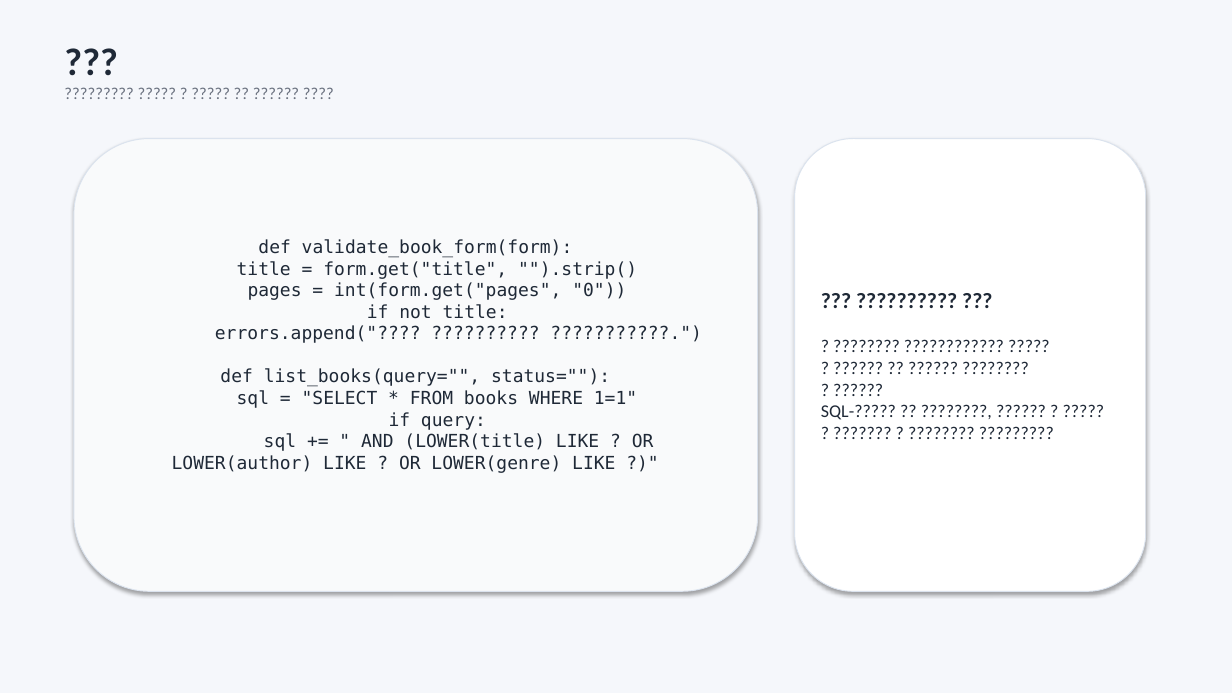
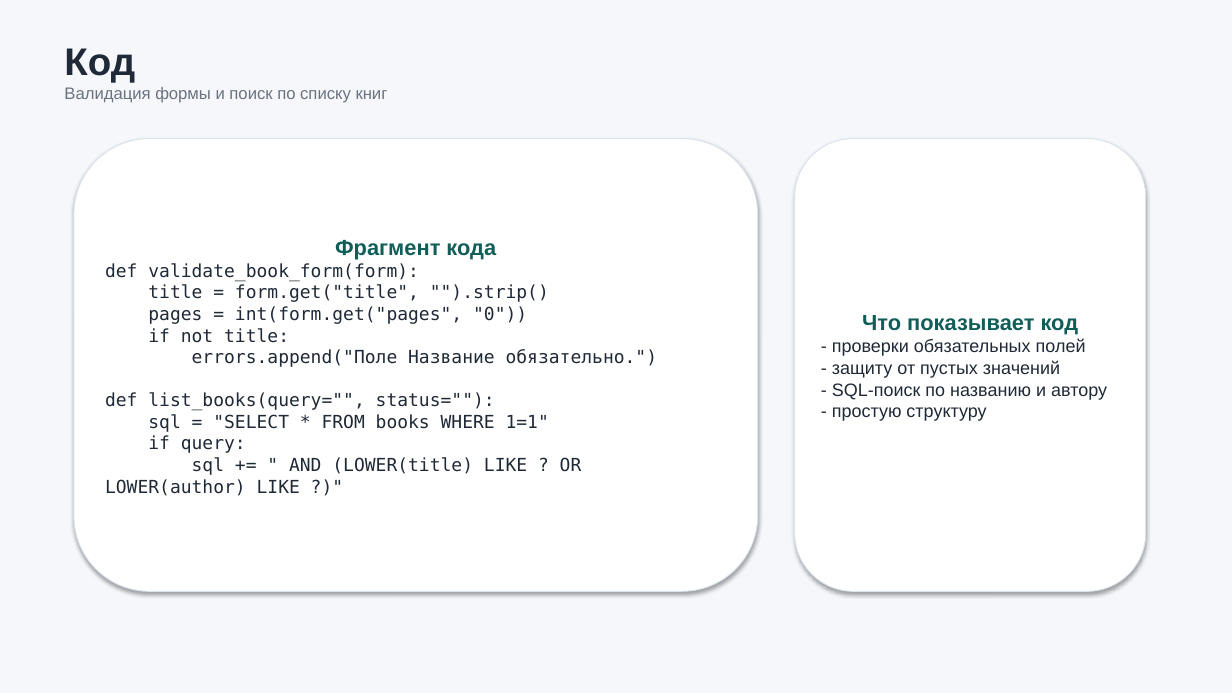
Before and after one commit to chikkopitch/book-tracker, a slide deck: slide 4 of presentation.pptx. Drawn at 1232x693 pixels with LibreOffice and Linux fonts; fonts in the diff are those of the drawing. Boxes give left, top, right and bottom in pixels: in the first picture for what was removed or moved away, otherwise in the second. Text is boxed around its words. In the diff, an @@ line names an element or a change of style, - is before the commit and + after.

```diff
--- a/presentation.pptx
+++ b/presentation.pptx
@@ text at (x1=64, y1=48, x2=388, y2=103): text changed; font Calibri to Arial @@
-???
-????????? ????? ? ????? ?? ?????? ????
+Код
+Валидация формы и поиск по списку книг
@@ rounded rectangle "Фрагмент кода" at (x1=74, y1=139, x2=758, y2=592): fill #F9FAFB to #FFFFFF @@
@@ text in rounded rectangle at (x1=105, y1=240, x2=658, y2=496): text changed @@
-def validate_book_form(form):
-title = form.get("title", "").strip()
-pages = int(form.get("pages", "0"))
-if not title:
-errors.append("???? ?????????? ???????????.")
-def list_books(query="", status=""):
-sql = "SELECT * FROM books WHERE 1=1"
-if query:
-sql += " AND (LOWER(title) LIKE ? OR LOWER(author) LIKE ? OR LOWER(genre) LIKE ?)"
+Фрагмент кода
+def validate_book_form(form):
+title = form.get("title", "").strip()
+pages = int(form.get("pages", "0"))
+if not title:
+errors.append("Поле Название обязательно.")
+def list_books(query="", status=""):
+sql = "SELECT * FROM books WHERE 1=1"
+if query:
+sql += " AND (LOWER(title) LIKE ? OR LOWER(author) LIKE ?)"
@@ text in rounded rectangle at (x1=832, y1=315, x2=1107, y2=421): text changed; font Calibri to Arial @@
-??? ?????????? ???
-? ???????? ???????????? ?????
-? ?????? ?? ?????? ????????
-? ?????? SQL-????? ?? ????????, ?????? ? ?????
-? ??????? ? ???????? ?????????
+Что показывает код
+- проверки обязательных полей
+- защиту от пустых значений
+- SQL-поиск по названию и автору
+- простую структуру
```
Also in this commit, not shown: 3 other slides changed, 1 slide added, 1 slide removed.
